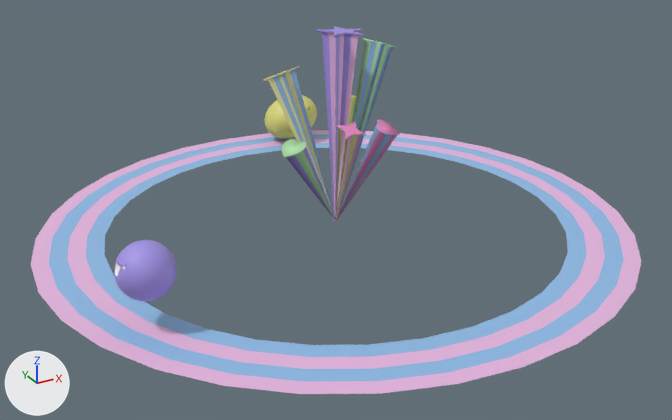
The glTF model semesterproject.glb, before and after one commit.
One viewpoint serves both versions: a 50 mm camera at (-4.15, -7.54, 3.9) aimed at (-0.15, -0.27, 0.27). The lights are fixed; the arrows at lower left show +X, +Y and +Z. Where no turn or scale is listed for an object, it has been applied to the vertices. Vertices at the same position are counted once.
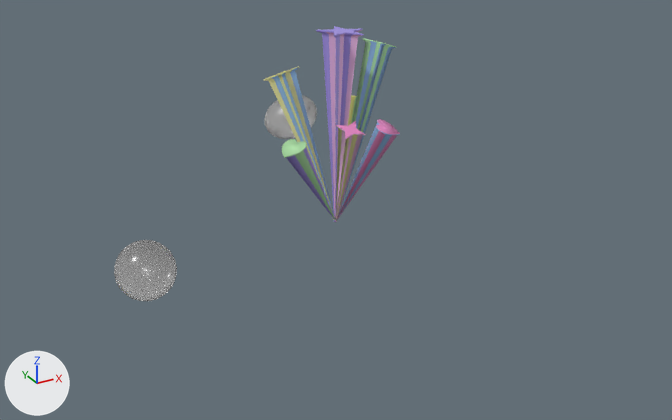
Location of each change, [x1, y1, x2, y2] in pixels of the pictures (672 x 420 px):
'Circle', deleted: before [31, 130, 641, 394]
    faces in mat_rosa (pink #e7b7e1): [31, 130, 641, 394]
    faces in mat_blau_hell (blue #8fbbe7): [49, 134, 623, 381]
part 1 of me_icosphere, recoloured (yellow to white): [264, 95, 317, 139] in both
part 2 of me_icosphere_001, cut back: [114, 252, 135, 281] in both
part 3 of me_icosphere_001, recoloured (blue to white): [114, 240, 177, 301] in both

What the commit changed:
Material 'gradient 2' (mat_gradient_2) is new.
Its base color is (1.0, 1.0, 1.0) (white #ffffff).
Its roughness is 0.223.
Its transmission weight is 0.891.
Material 'gradient 1' (mat_gradient_1) is new.
Its base color is (1.0, 1.0, 1.0) (white #ffffff).
Its roughness is 0.355.
Its transmission weight is 0.891.
me_icosphere has 504 vertices, 1004 faces and spans x -0.34..0.34, y -0.293..0.293, z -0.267..0.267.
me_icosphere is used by ob_icosphere; location (0.772, 2.584, 0.263).
me_icosphere part 1: 999 faces spanning x -0.34..0.34, y -0.293..0.293, z -0.267..0.267 switch from mat_gelb (yellow #d7d576) to mat_gradient_1 (white #ffffff).
me_icosphere_001 is used by ob_icosphere_001; location (-2.293, -1.037, 0.492).
me_icosphere_001 had 414 vertices, 824 faces and spanned x -0.246..0.246, y -0.246..0.246, z -0.246..0.246.
me_icosphere_001 no longer uses material mat_braun (white #ffffff).
me_icosphere_001 now has 162 vertices, 320 faces and spans x -0.246..0.246, y -0.246..0.246, z -0.246..0.246.
Part 2, on me_icosphere_001:
256 vertices are removed from x -0.243..-0.178, y -0.129..0.1, z 0.016..0.13.
523 faces are deleted.
4 vertices are added at (-0.18, -0.13, 0.111), (-0.19, 0.074, 0.121), (-0.235, -0.037, 0.066), (-0.233, 0.037, 0.069).
19 new faces join them.
me_icosphere_001 part 3: 301 faces spanning x -0.246..0.246, y -0.246..0.246, z -0.246..0.246 switch from mat_lila (blue #a494e7) to mat_gradient_2 (white #ffffff).
Object 'Circle' (ob_circle) is deleted.
